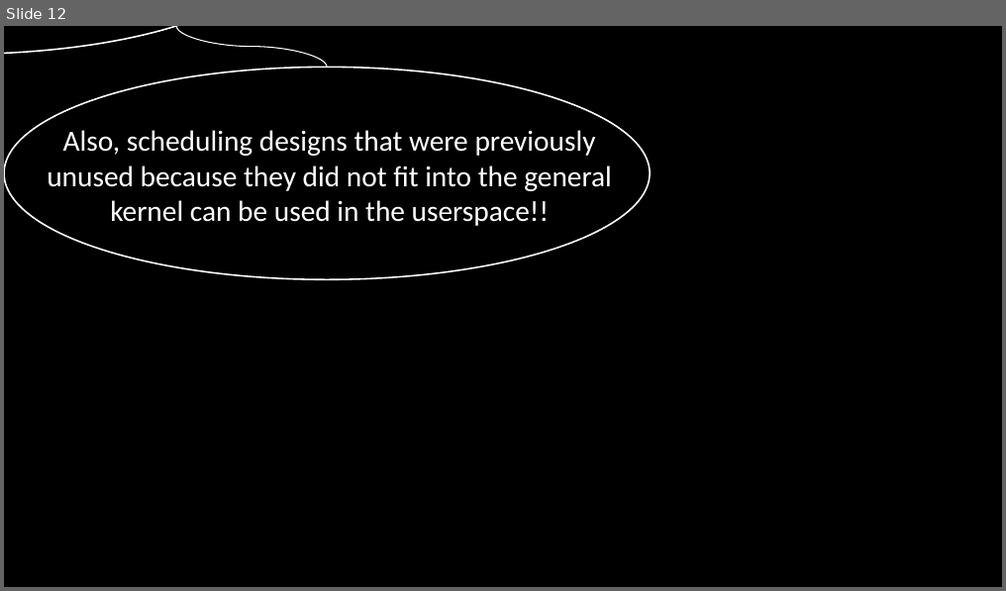
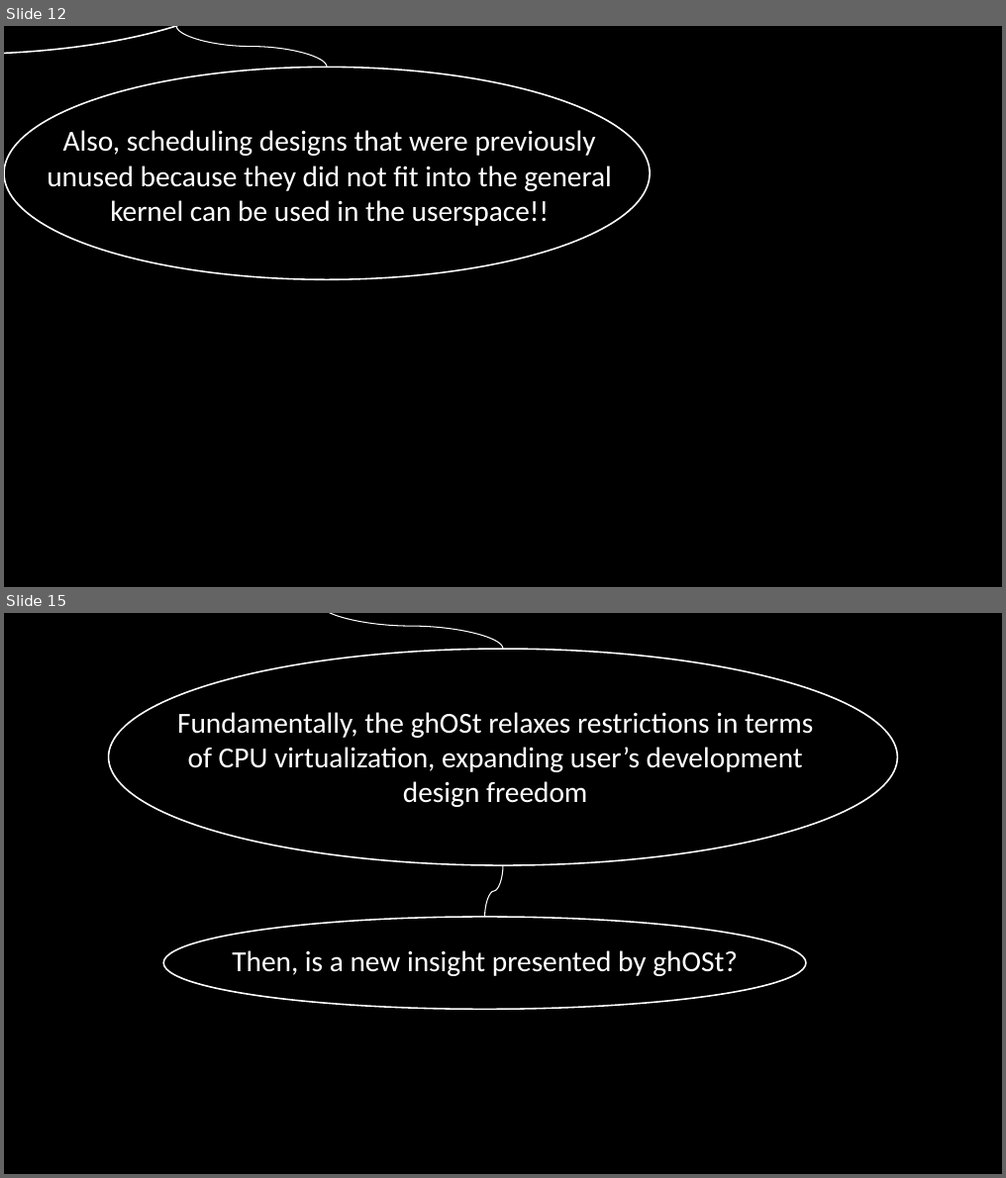
Before and after one commit to minseok127/paper_reviews, a slide deck: operating_system/ghOSt/ghOSt.pptx. Shown one above the other, each under a label of ours: slide 12 before the commit, slides 12 and 15 after it; the slides between them are not shown. The pictures are 1006x591 and 1006x1178 pixels, drawn with LibreOffice and Linux fonts; fonts in the diff are those of the drawing. Boxes give left, top, right and bottom in pixels: in the first picture for what was removed or moved away, otherwise in the second. Text is boxed around its words. In the diff, an @@ line names an element or a change of style, - is before the commit and + after.

Commit message:
add fundamental insight of ghOSt

```diff
--- a/operating_system/ghOSt/ghOSt.pptx
+++ b/operating_system/ghOSt/ghOSt.pptx
@@ slide 15 added at (4,613,1002,1174), background #000000 @@
@@ curved line added from (319, 613) to (503, 649), #FFFFFF 1 pt @@
@@ ellipse added at (109,649,898,866), outline #FFFFFF 1.5 pt @@
@@ text added at (177,712,813,807), 28 pt, text #FFFFFF @@
+Fundamentally, the ghOSt relaxes restrictions in terms of CPU virtualization, expanding user’s development design freedom
@@ curved line added from (503, 865) to (484, 917), #FFFFFF 1 pt @@
@@ ellipse added at (163,917,806,1010), outline #FFFFFF 1.5 pt @@
@@ text added at (232,951,738,976), 28 pt, text #FFFFFF @@
+Then, is a new insight presented by ghOSt?
```
Also in this commit, not shown: 1 slide changed, 6 other slides added.
